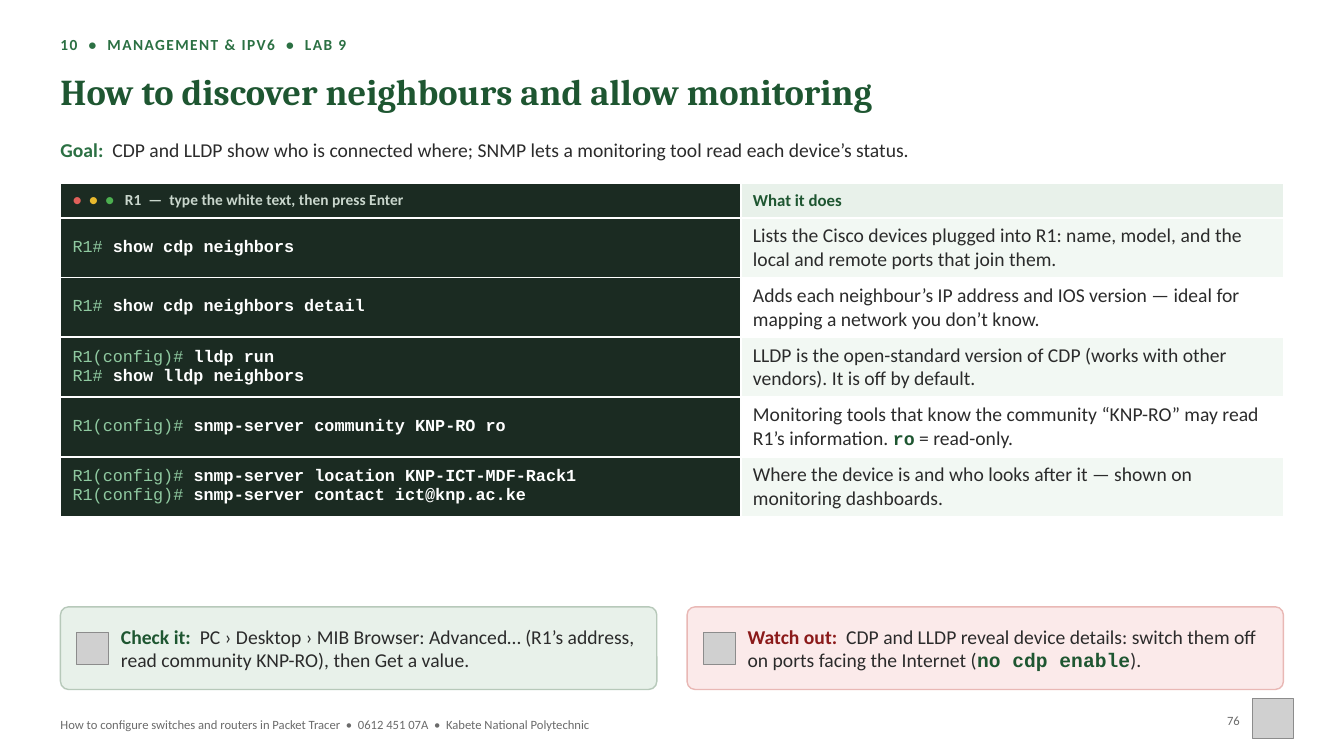
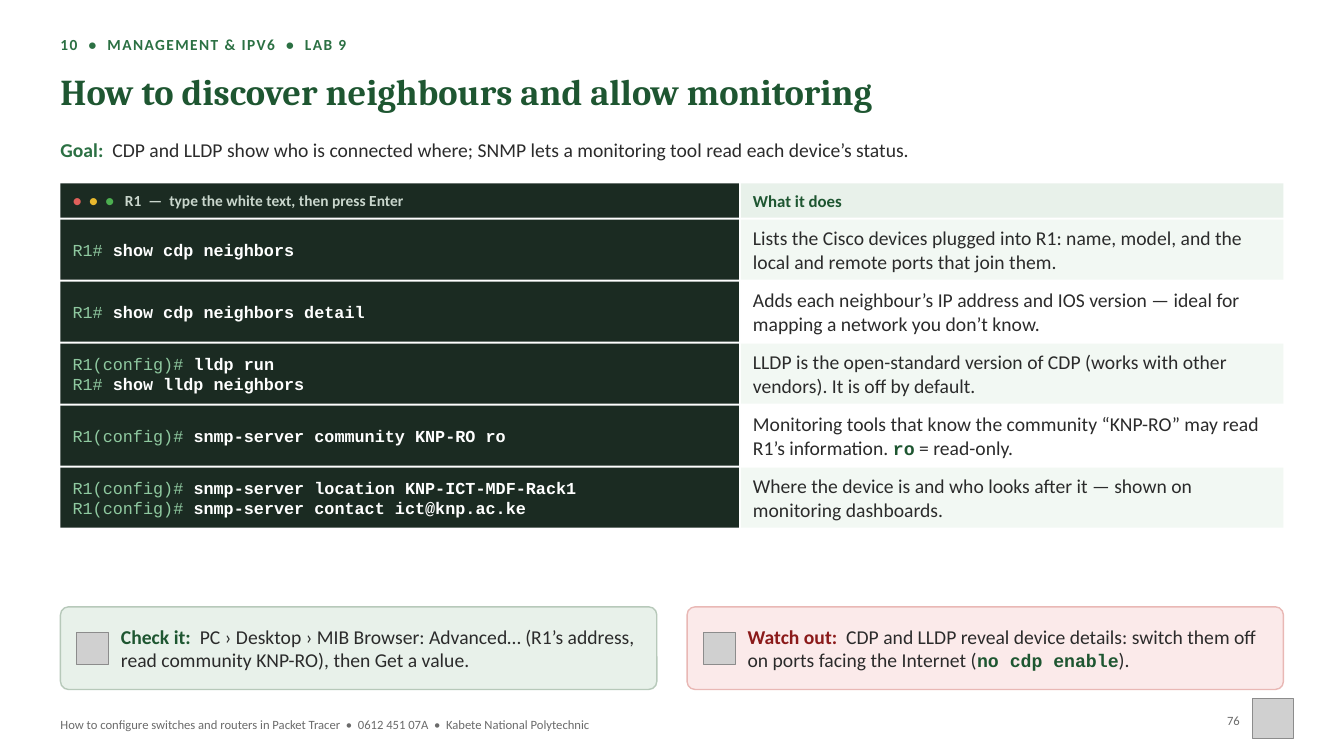
Before and after one commit to proJacob/israel, a slide deck: slide 76 of Packet_Tracer_CLI_Workbook_0612_451_07A.pptx. Drawn at 1344x756 pixels with LibreOffice and Linux fonts; fonts in the diff are those of the drawing; grey boxes stand for pictures; background and template pictures are left out. Boxes give left, top, right and bottom in pixels: in the first picture for what was removed or moved away, otherwise in the second. Text is boxed around its words. In the diff, an @@ line names an element or a change of style, - is before the commit and + after.

```diff
--- a/Packet_Tracer_CLI_Workbook_0612_451_07A.pptx
+++ b/Packet_Tracer_CLI_Workbook_0612_451_07A.pptx
@@ table removed at (x1=60, y1=184, x2=1284, y2=513), 6 rows, 2 columns @@
-● ● ● R1 — type the white text, then press Enter | What it does
-R1# show cdp neighbors | Lists the Cisco devices plugged into R1: name, model, and the local and remote ports that join them.
-R1# show cdp neighbors detail | Adds each neighbour’s IP address and IOS version — ideal for mapping a network you don’t know.
-R1(config)# lldp run / R1# show lldp neighbors | LLDP is the open-standard version of CDP (works with other vendors). It is off by default.
-R1(config)# snmp-server community KNP-RO ro | Monitoring tools that know the community “KNP-RO” may read R1’s information. ro = read-only.
-R1(config)# snmp-server location KNP-ICT-MDF-Rack1 / R1(config)# snmp-server contact ict@knp.ac.ke | Where the device is and who looks after it — shown on monitoring dashboards.
@@ rectangle added at (x1=741, y1=220, x2=1284, y2=279), fill #F2F8F3, 14 pt, text #2B2B2B @@
+Lists the Cisco devices plugged into R1: name, model, and the local and remote ports that join them.
@@ text added at (x1=73, y1=244, x2=295, y2=260), 12 pt, text #FFFFFF, bold @@
+R1# show cdp neighbors
@@ rectangle added at (x1=741, y1=281, x2=1284, y2=341), fill #FFFFFF, 14 pt, text #2B2B2B @@
+Adds each neighbour’s IP address and IOS version — ideal for mapping a network you don’t know.
@@ text added at (x1=73, y1=306, x2=364, y2=322), 12 pt, text #FFFFFF, bold @@
+R1# show cdp neighbors detail
@@ text added at (x1=73, y1=358, x2=305, y2=394), 12 pt, text #FFFFFF, bold @@
+R1(config)# lldp run
+R1# show lldp neighbors
@@ rectangle added at (x1=741, y1=344, x2=1284, y2=403), fill #F2F8F3, 14 pt, text #2B2B2B @@
+LLDP is the open-standard version of CDP (works with other vendors). It is off by default.
@@ rectangle added at (x1=741, y1=405, x2=1284, y2=465), fill #FFFFFF, 14 pt, text #2B2B2B @@
+Monitoring tools that know the community “KNP-RO” may read R1’s information. ro = read-only.
@@ text added at (x1=73, y1=430, x2=506, y2=446), 12 pt, text #FFFFFF, bold @@
+R1(config)# snmp-server community KNP-RO ro
@@ rectangle added at (x1=60, y1=468, x2=739, y2=527), fill #1B2B22, 12 pt, text #FFFFFF, bold @@
+R1(config)# snmp-server location KNP-ICT-MDF-Rack1
+R1(config)# snmp-server contact ict@knp.ac.ke
@@ rectangle added at (x1=741, y1=468, x2=1284, y2=527), fill #F2F8F3, 14 pt, text #2B2B2B @@
+Where the device is and who looks after it — shown on monitoring dashboards.
@@ text "Watch out: CDP and LLDP ..." at (x1=748, y1=630, x2=1256, y2=671): size 14 to 13 pt in "(no cdp enable)." @@
```
Also in this commit, not shown: 42 other slides changed, 11 other files.
